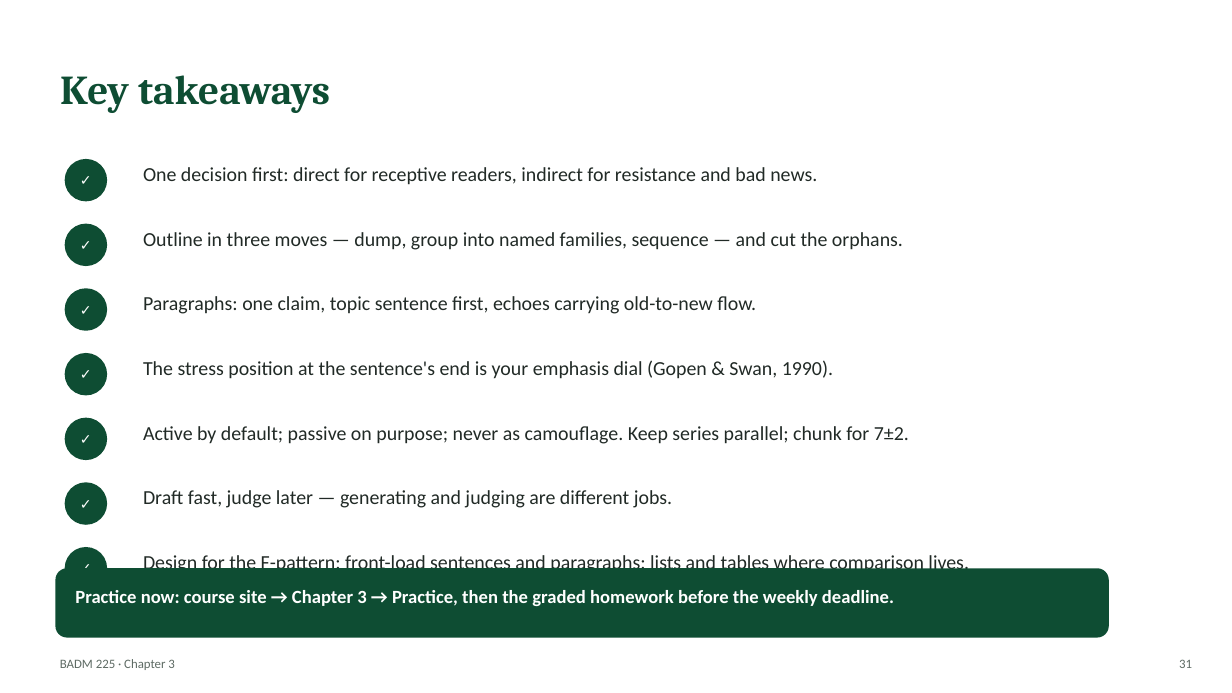
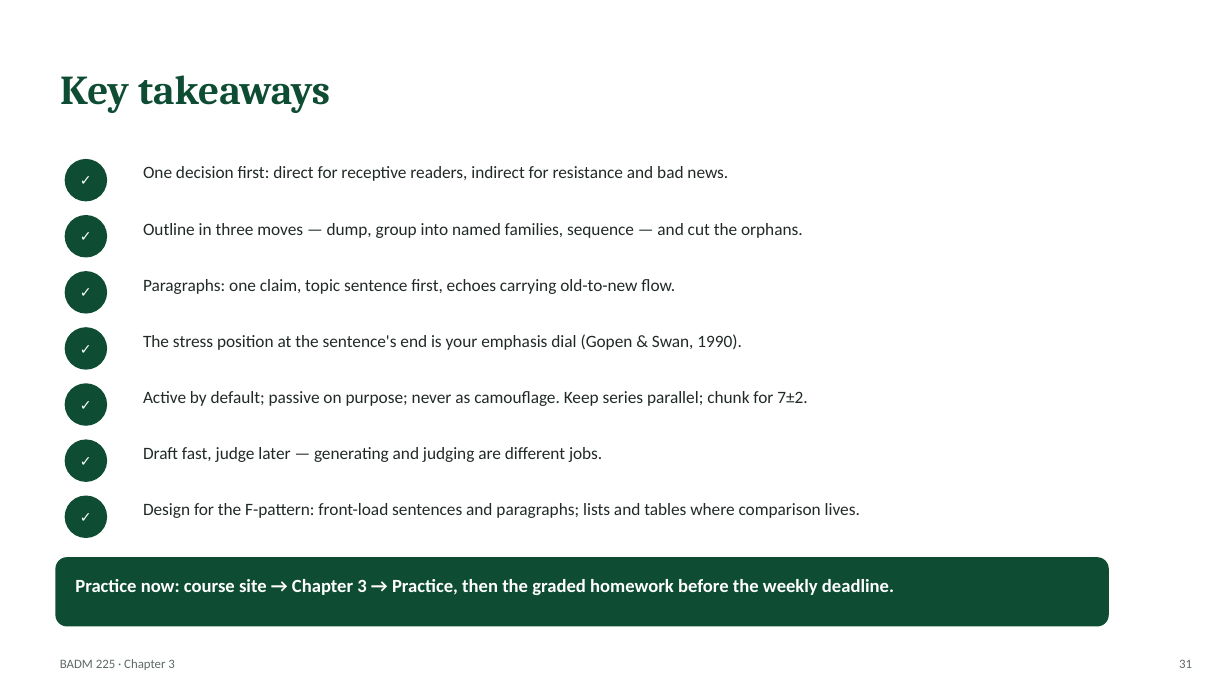
Before and after one commit to dbussan/badm-225, a slide deck: slide 31 of slides/ch03-organizing-and-drafting.pptx. Drawn at 1232x693 pixels with LibreOffice and Linux fonts; fonts in the diff are those of the drawing. Boxes give left, top, right and bottom in pixels: in the first picture for what was removed or moved away, otherwise in the second. Text is boxed around its words. In the diff, an @@ line names an element or a change of style, - is before the commit and + after.

Commit message:
Fix visual defects: audience-rings figure and slide layout collisions
The Ch2 audience figure laid long ring labels across the curved color
bands, making text blend into the graphic — redesigned with the rings
on the left and a color-chip legend beside them. The Ch7 "pivot" slide
in the deployed deck had a stale duplicate title overlapping content;
all 17 decks are rebuilt from current source to flush stale builds.
takeaways_slide now adapts row spacing and font size to the item
count so long takeaway lists can never collide with the practice-
reminder card (Ch3's 7-item recap did). A programmatic overlap scan
across every slide of all 17 decks now reports zero text collisions,
and the Ch2 guide and compiled textbook are rebuilt with the fixed
figure (pagination unchanged: 413 pages).

```diff
--- a/slides/ch03-organizing-and-drafting.pptx
+++ b/slides/ch03-organizing-and-drafting.pptx
@@ ellipse "✓": place and size @@
-ellipse "✓" at <box>65,224,107,266</box>
+ellipse "✓" at <box>65,215,107,258</box>
@@ text "Outline in three moves — ...": place and size @@
-text "Outline in three moves — ..." at <box>143,232,903,250</box>
+text "Outline in three moves — ..." at <box>143,223,803,238</box>
@@ text "Paragraphs: one claim, topic sentence ...": place and size @@
-text "Paragraphs: one claim, topic sentence ..." at <box>143,296,756,314</box>
+text "Paragraphs: one claim, topic sentence ..." at <box>143,279,675,294</box>
@@ ellipse "✓": place and size @@
-ellipse "✓" at <box>65,288,107,331</box>
+ellipse "✓" at <box>65,271,107,313</box>
@@ ellipse "✓": place and size @@
-ellipse "✓" at <box>65,353,107,396</box>
+ellipse "✓" at <box>65,327,107,370</box>
@@ text "The stress position at the ...": place and size @@
-text "The stress position at the ..." at <box>143,360,833,379</box>
+text "The stress position at the ..." at <box>143,334,742,350</box>
@@ ellipse "✓": place and size @@
-ellipse "✓" at <box>65,418,107,460</box>
+ellipse "✓" at <box>65,384,107,426</box>
@@ text "Active by default; passive on ...": place and size @@
-text "Active by default; passive on ..." at <box>143,426,909,444</box>
+text "Active by default; passive on ..." at <box>143,391,807,406</box>
@@ ellipse "✓": place and size @@
-ellipse "✓" at <box>65,482,107,525</box>
+ellipse "✓" at <box>65,440,107,482</box>
@@ text "Draft fast, judge later — ...": place and size @@
-text "Draft fast, judge later — ..." at <box>143,490,672,508</box>
+text "Draft fast, judge later — ..." at <box>143,447,602,462</box>
@@ ellipse "✓": place and size @@
-ellipse "✓" at <box>65,547,107,590</box>
+ellipse "✓" at <box>65,495,107,538</box>
@@ size 15.5 to 13.5 pt in 7 elements at <box>143,166,728,181</box>, <box>143,223,803,238</box>, <box>143,279,675,294</box>, <box>143,334,742,350</box>, <box>143,391,807,406</box>, <box>143,447,602,462</box>, <box>143,503,860,518</box> @@
@@ text "Design for the F-pattern: front-load ...": place and size @@
-text "Design for the F-pattern: front-load ..." at <box>143,553,969,575</box>
+text "Design for the F-pattern: front-load ..." at <box>143,503,860,518</box>
@@ rounded rectangle "Practice now: course site → ...": place and size @@
-rounded rectangle "Practice now: course site → ..." at <box>55,568,1109,638</box>
+rounded rectangle "Practice now: course site → ..." at <box>55,557,1109,627</box>
```
Also in this commit, not shown: 21 other files.
